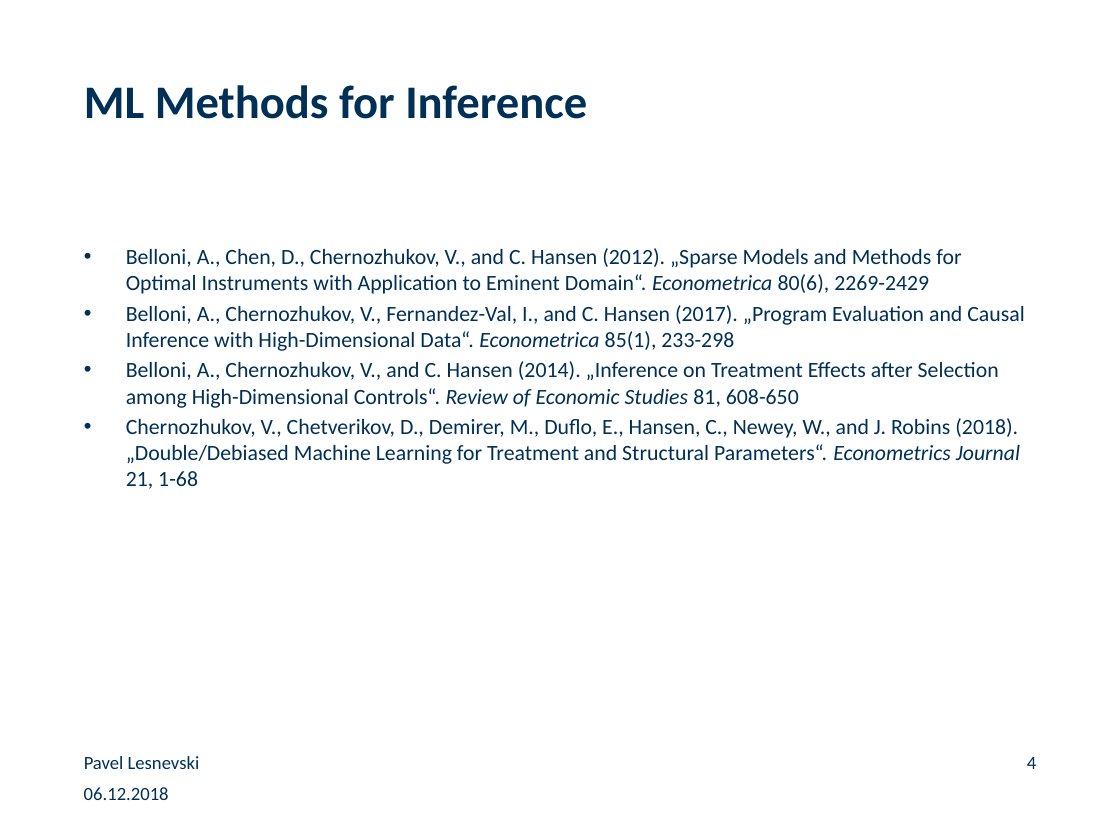
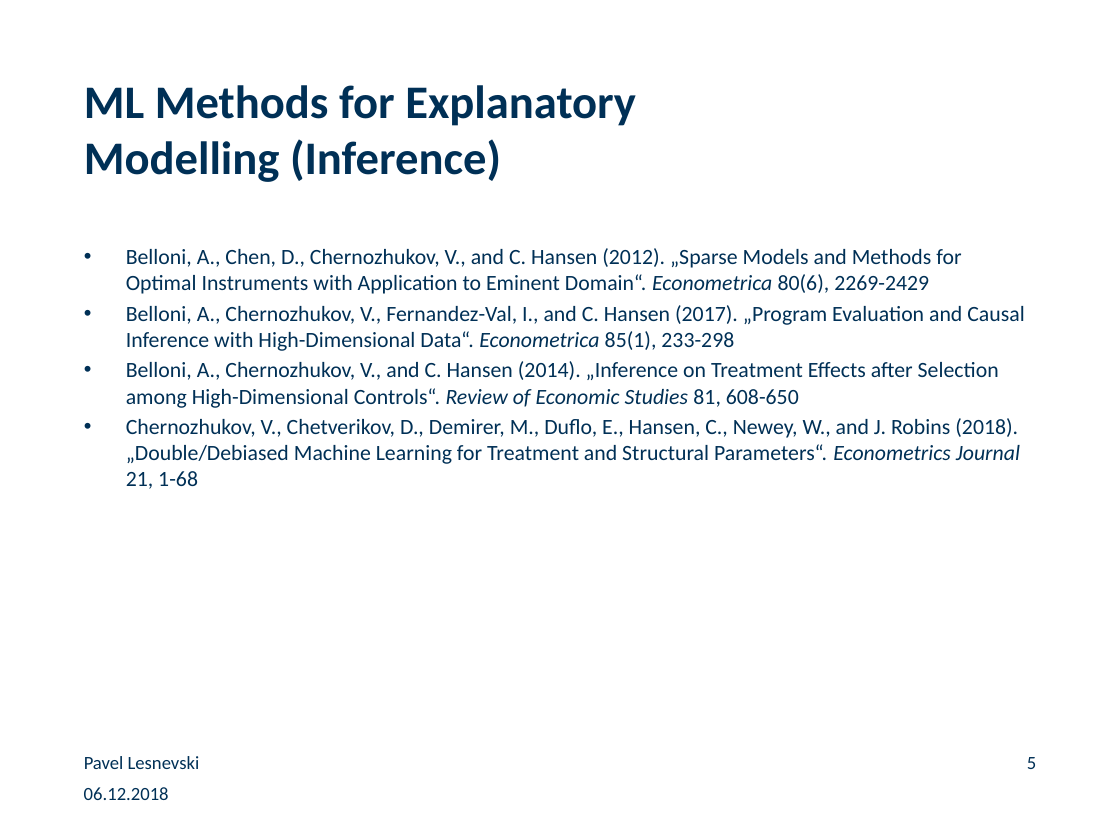
Before and after one commit to paveles/Machine_Learning_and_Equity_Index_Returns, a slide deck: slide 5 of _presentation/MachineLearning_StockMarketReturns.pptx (slide 4 before the commit). Drawn at 1120x840 pixels with LibreOffice and Linux fonts; fonts in the diff are those of the drawing; background and template pictures are left out. Boxes give left, top, right and bottom in pixels: in the first picture for what was removed or moved away, otherwise in the second. Text is boxed around its words. In the diff, an @@ line names an element or a change of style, - is before the commit and + after.

```diff
--- a/_presentation/MachineLearning_StockMarketReturns.pptx
+++ b/_presentation/MachineLearning_StockMarketReturns.pptx
@@ title at (x1=84, y1=85, x2=636, y2=182): text changed @@
-ML Methods for Inference
+ML Methods for Explanatory Modelling (Inference)
@@ page number at (x1=1027, y1=757, x2=1036, y2=769): text changed @@
-4
+5
```
Also in this commit, not shown: 7 other slides changed, 12 slides added, 4 slides removed, 3 other files.
